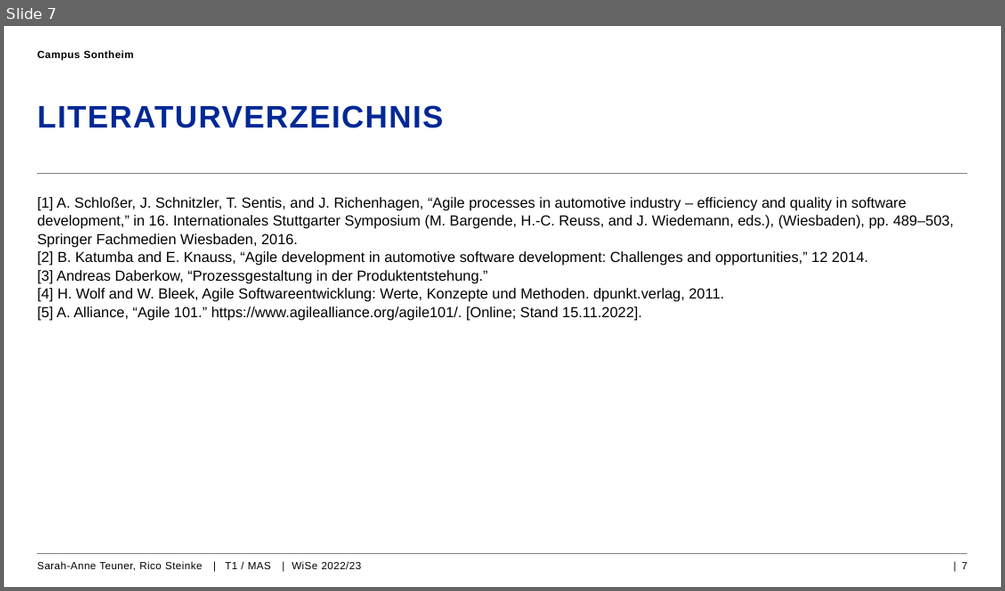
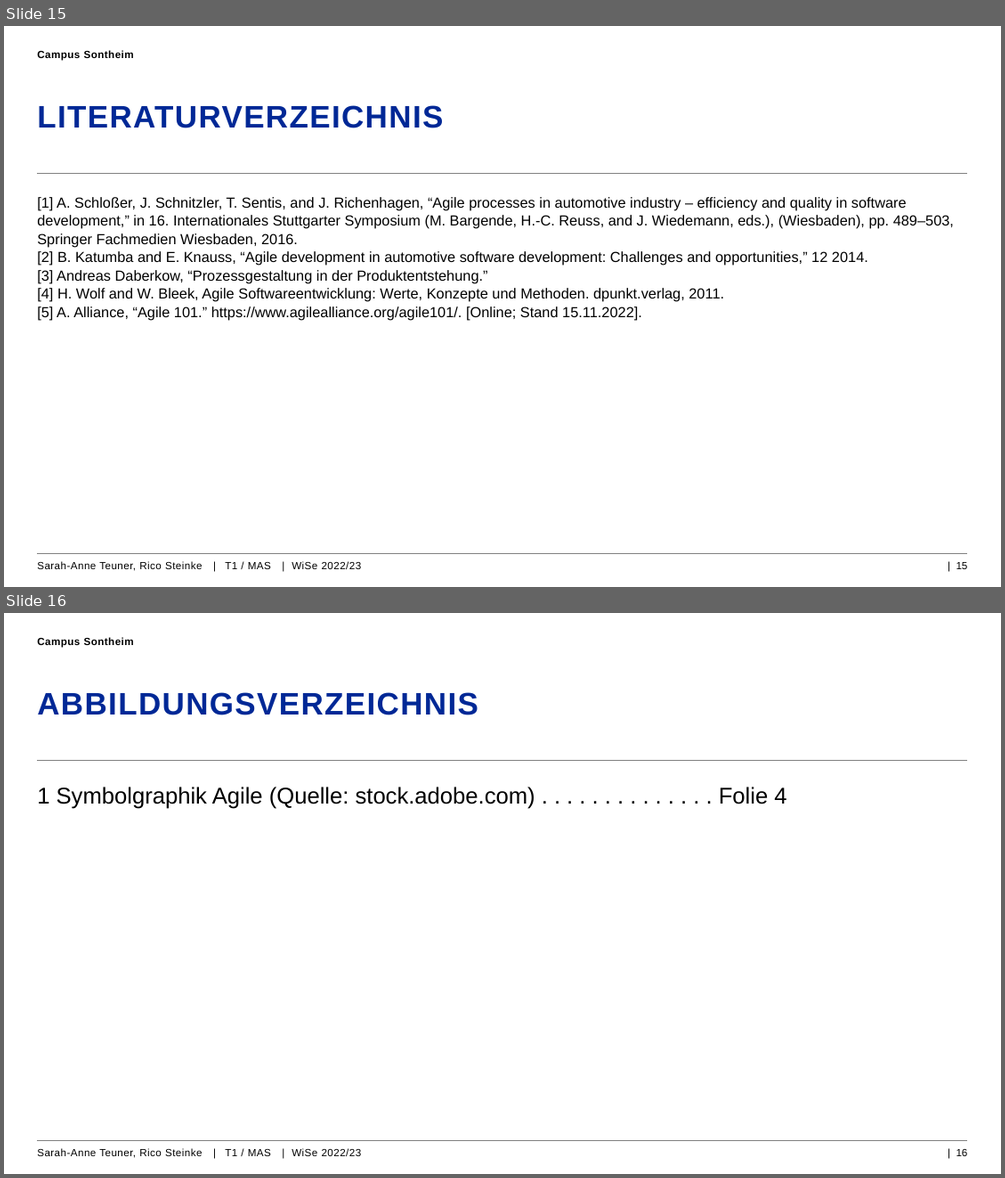
Before and after one commit to rico227/pgpe, a slide deck: Agile_Softwareentwicklung_Automotive_PGPE.pptx. Shown one above the other, each under a label of ours: slide 7 before the commit, slides 15 and 16 after it. The pictures are 1005x591 and 1005x1178 pixels, drawn with LibreOffice and Linux fonts; fonts in the diff are those of the drawing; background and template pictures are left out. Boxes give left, top, right and bottom in pixels: in the first picture for what was removed or moved away, otherwise in the second. Text is boxed around its words. In the diff, an @@ line names an element or a change of style, - is before the commit and + after.

```diff
--- a/Agile_Softwareentwicklung_Automotive_PGPE.pptx
+++ b/Agile_Softwareentwicklung_Automotive_PGPE.pptx
@@ slide 16 added at <box>4,613,1001,1174</box>, background #FFFFFF; not listed: 2 template elements that a slide beside it also shows @@
@@ text added at <box>37,637,134,648</box>, 10 pt, text #000000, bold @@
+Campus Sontheim
@@ title added at <box>37,692,478,715</box>, 30 pt, text #002896, bold @@
+ABBILDUNGSVERZEICHNIS
@@ text added at <box>37,787,786,809</box>, 22 pt, text #000000 @@
+1 Symbolgraphik Agile (Quelle: stock.adobe.com) . . . . . . . . . . . . . . Folie 4
@@ text added at <box>37,1148,362,1158</box>, 10 pt, text #000000 @@
+Sarah-Anne Teuner, Rico Steinke | T1 / MAS | WiSe 2022/23
@@ page number added at <box>956,1149,968,1156</box>, 10 pt, text #000000 @@
+| 16
@@ what was slide 7 is now slide 15 @@
@@ page number at <box>956,562,968,569</box>: text changed @@
-| 7
+| 15
```
Also in this commit, not shown: 1 slide changed, 9 other slides added, 4 other files.
